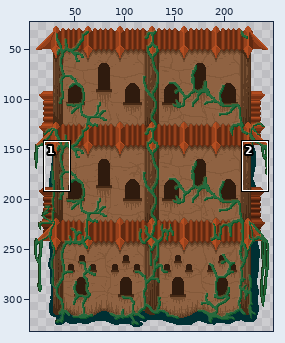
Sprite sheet -- Assets/Art/Monastery/wall_section_complete.png. The first picture is a wide view before the edit; the outline marks the close-up.
Close-up. Old version:
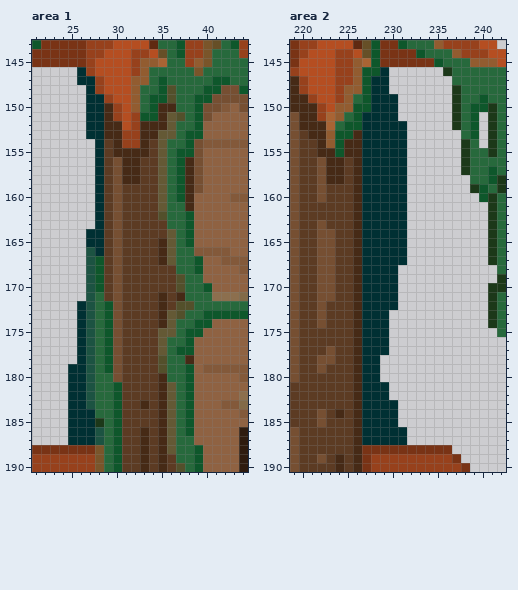
The file is 256x384 pixels. Shown: area 1: x 21..44, y 143..190; area 2: x 219..242, y 143..190. The wide view leaves out empty margins. The commit also changed other parts of the picture, which this record leaves out.
Now the later version:
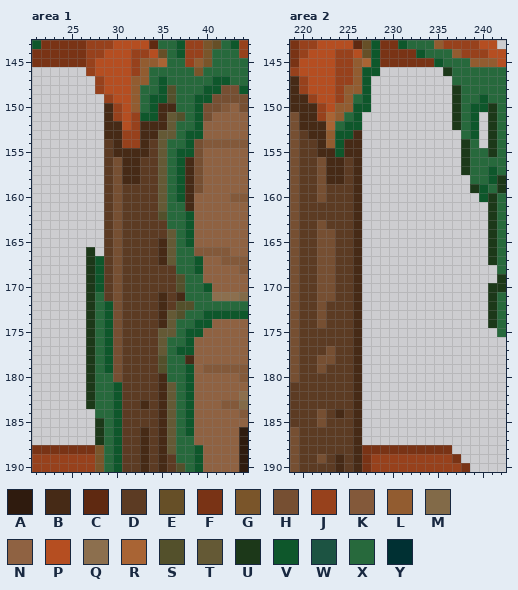
Palette (. is transparent): A #2f1b0e  B #462a16  C #5f2911  D #5c3b23  E #664f27  F #793315  G #7a552a  H #764f32  J #97411c  K #83593a  L #925c30  M #826a48  N #8f6242  P #b54e21  Q #8c6f4e  R #a96434  S #53502b  T #645935  U #1c3819  V #0e572b  W #1c5342  X #27693c  Y #003033
Edits made:
Area 1:
Colour W becomes colour U in rows 166 to 183 at x 27; in rows 186 to 187 at x 28.
The author cleared colour Y in row 146 at x 26; in row 147 at x 26 to 27; in row 148 at x 27; in rows 149 to 153 at x 27 to 28; in rows 154 to 163 at x 28; in rows 164 to 165 at x 27 to 28.
The author cleared colour Y in row 166 at x 28; in rows 172 to 178 at x 26; in rows 179 to 183 at x 25 to 26; in rows 184 to 187 at x 25 to 27.
Area 2:
The author cleared colour Y in row 146 at x 229; in rows 147 to 148 at x 228 to 229; in rows 149 to 150 at x 228 to 230; in row 151 at x 227 to 230; in rows 152 to 167 at x 227 to 231; in rows 168 to 172 at x 227 to 230.
The author cleared colour Y in rows 173 to 177 at x 227 to 229; in rows 178 to 180 at x 227 to 228; in rows 181 to 182 at x 227 to 229; in rows 183 to 185 at x 227 to 230; in rows 186 to 187 at x 227 to 231.
